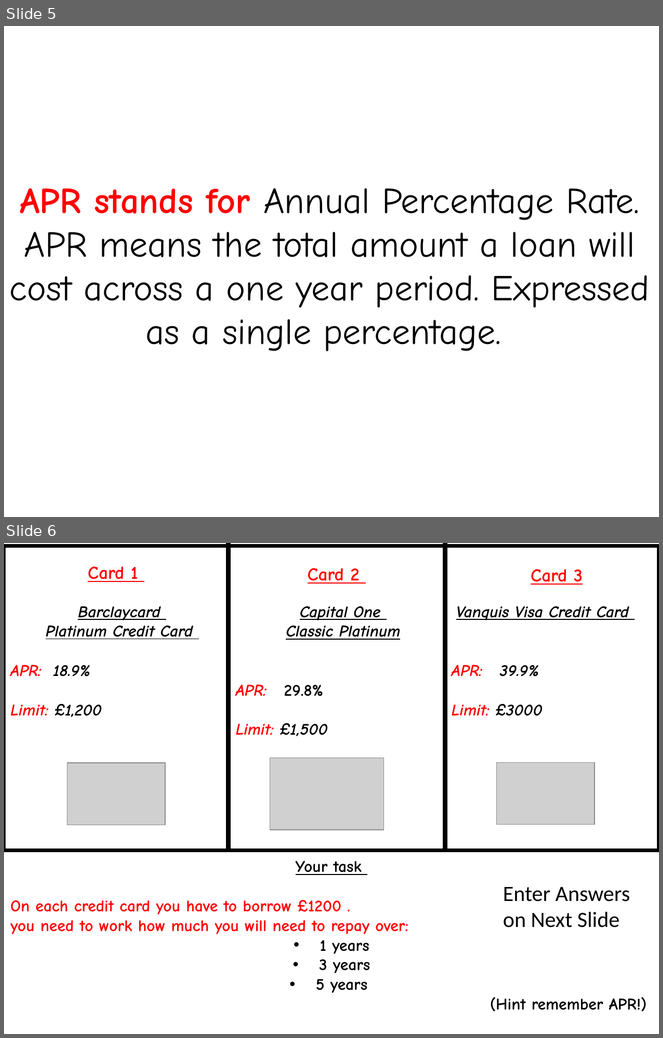
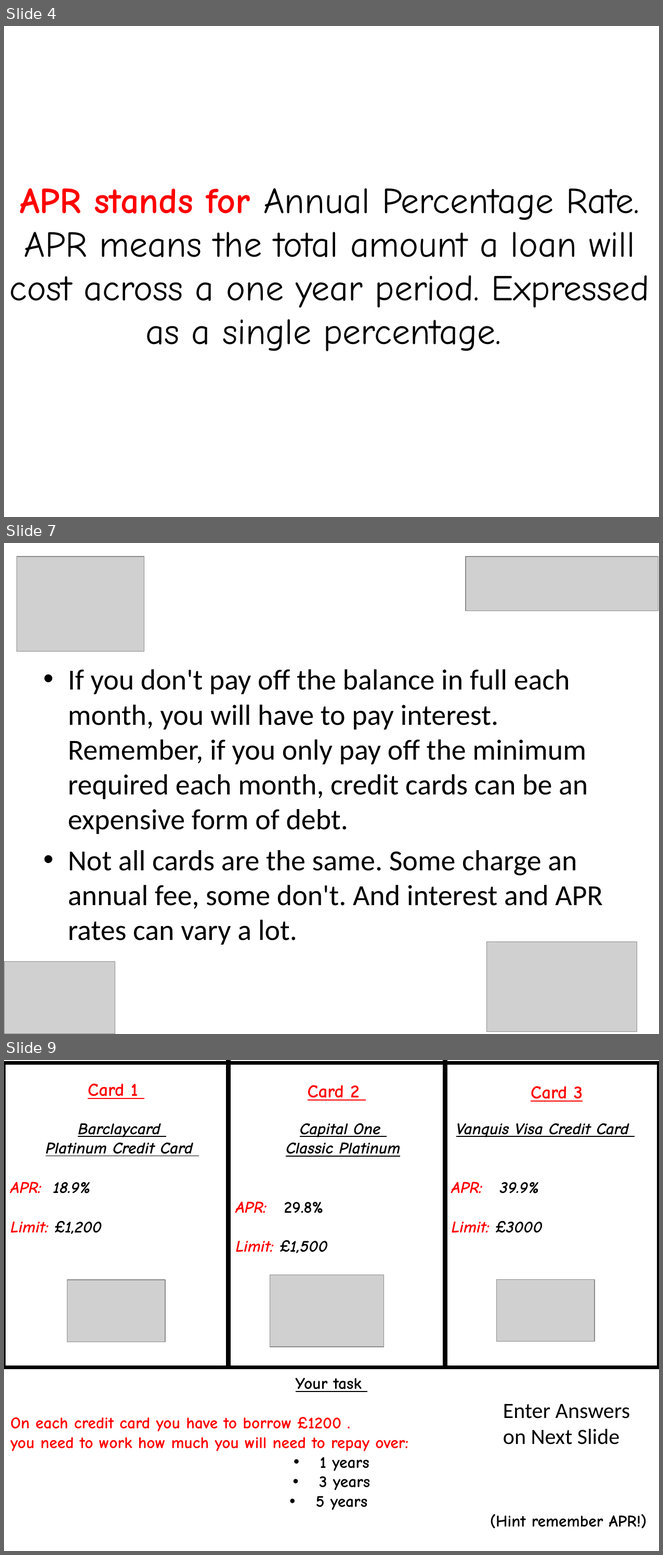
Before and after one commit to paulcockram7/paulcockram7.github.io, a slide deck: 15finance/02 Credit Cards.pptx. Shown one above the other, each under a label of ours: slides 5 and 6 before the commit, slides 4, 7 and 9 after it; the slides between them are not shown. The pictures are 663x1038 and 663x1555 pixels, drawn with LibreOffice and Linux fonts; fonts in the diff are those of the drawing; grey boxes stand for pictures. Boxes give left, top, right and bottom in pixels: in the first picture for what was removed or moved away, otherwise in the second. Text is boxed around its words. In the diff, an @@ line names an element or a change of style, - is before the commit and + after.

```diff
--- a/15finance/02 Credit Cards.pptx
+++ b/15finance/02 Credit Cards.pptx
@@ slide 7 added at bbox=[4, 543, 659, 1034], background #FFFFFF @@
@@ picture added at bbox=[17, 557, 144, 652] @@
@@ picture added at bbox=[466, 557, 659, 611] @@
@@ text added at bbox=[68, 669, 603, 945], 32 pt, text #000000 @@
+• If you don't pay off the balance in full each month, you will have to pay interest. Remember, if you only pay off the minimum required each month, credit cards can be an expensive form of debt.
+• Not all cards are the same. Some charge an annual fee, some don't. And interest and APR rates can vary a lot.
@@ picture added at bbox=[487, 942, 637, 1032] @@
@@ picture added at bbox=[4, 962, 115, 1034] @@
@@ what was slide 5 is now slide 4 @@
@@ what was slide 6 is now slide 9 @@
```
Also in this commit, not shown: 2 slides changed, 6 other slides added, 1 slide removed, 9 other files.
